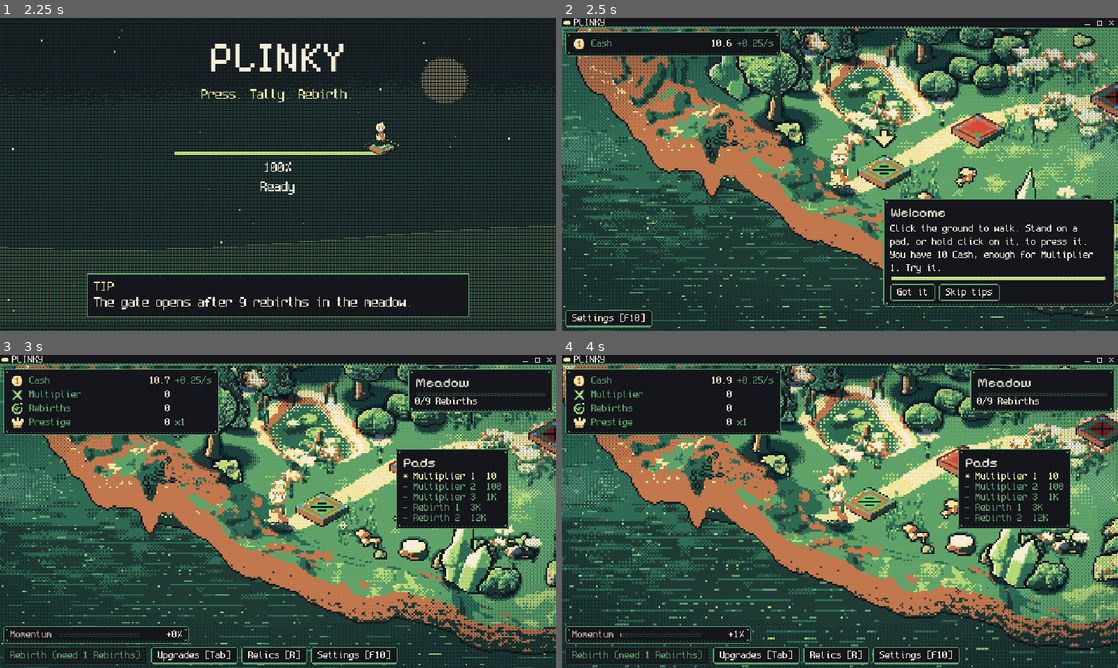
Above: before the commit, frames 1-4 (two rows, left to right).
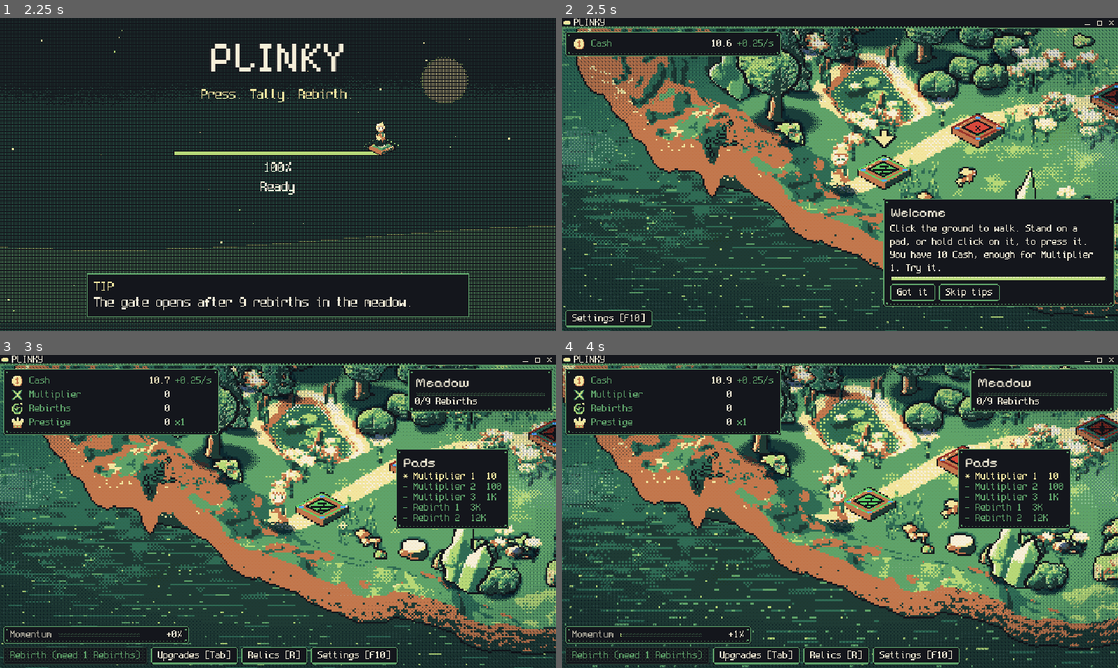
Above: after the commit, the same moments.

Repository: FreezingShock/Plinky
Game: Godot game, scene res://boot/boot.tscn
Two runs of this game, one before a commit and one after it. Both use one fixed random seed, a clock stepped at 60 frames per second and the inputs below.
Inputs (mouse positions are in pixels of both pictures, inside the frame that each line leads up to):
- Up to frame 1 (2.25 s): tap Enter (ui_accept) at 0.5, 0.77, 1.07 s; move the mouse to (400, 158) at 0.52 s; hold D 0.53-1.25 s; tap Space at 0.6 s; click (400, 158) at 0.67 s; drag from (166, 190) to (250, 237) at 1.27 s; move the mouse to (333, 105) at 2.02 s; hold D from 2.03 s (still down); tap 2 at 2.1 s
- Up to frame 2 (2.5 s): keep holding D
- Up to frame 3 (3 s): release D at 2.75 s; click "Skip tips" at 2.75 s
- Up to frame 4 (4 s): drag from (812, 574) to (673, 464) at 3.52 s

Frame 1 is identical in both runs. In frame 2, 0.2% of the frame differs, in the area x 55-100%, y 22-51%; in frame 3, 0.1%; in frame 4, 0.2%.
Error before the commit: Trying to assign an array of type "Array" to a variable of type "Array[Vector2i]". (res://world/texel_pad.gd:267)

Commit message:
Fix typed array ternary in pad glyph
Co-Authored-By: Claude Sonnet 5.5 <noreply@anthropic.com>
Claude-Session: https://claude.ai/code/session_01Pmx9dTPz6cri7VWy3YYTZV

Diff:
--- a/world/texel_pad.gd
+++ b/world/texel_pad.gd
@@ -264,8 +264,11 @@
 	for g: Vector2i in [Vector2i(-hx + 2, 0), Vector2i(hx - 2, 0), Vector2i(0, -hy + 1), Vector2i(0, hy - 1)]:
 		draw_rect(Rect2(g.x - 1, top + g.y, 3 if g.y == 0 else 3, 1), stat_color)
 	# Shape cue for colour-blind players: a tick when buyable, an X when not.
-	var glyph: Array[Vector2i] = [Vector2i(-2, 0), Vector2i(-1, 1), Vector2i(0, 0), Vector2i(1, -1), Vector2i(2, -2)] \
-		if st == PadState.READY else [Vector2i(-1, -1), Vector2i(1, -1), Vector2i(0, 0), Vector2i(-1, 1), Vector2i(1, 1)]
+	var glyph: Array[Vector2i] = []
+	if st == PadState.READY:
+		glyph.assign([Vector2i(-2, 0), Vector2i(-1, 1), Vector2i(0, 0), Vector2i(1, -1), Vector2i(2, -2)])
+	else:
+		glyph.assign([Vector2i(-1, -1), Vector2i(1, -1), Vector2i(0, 0), Vector2i(-1, 1), Vector2i(1, 1)])
 	for q: Vector2i in glyph:
 		draw_rect(Rect2(q.x, top + q.y, 1, 1), ink)
 	draw_polyline(_diamond_at(0.6, top), ink, 1.0)
